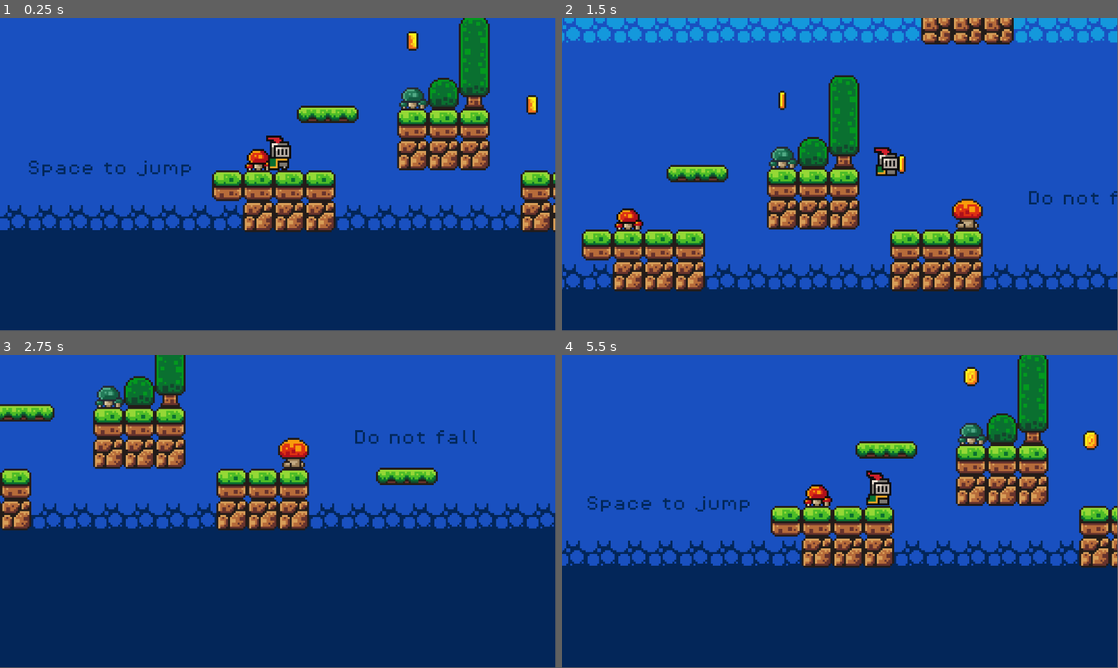
Above: before the commit, frames 1-4 (two rows, left to right).
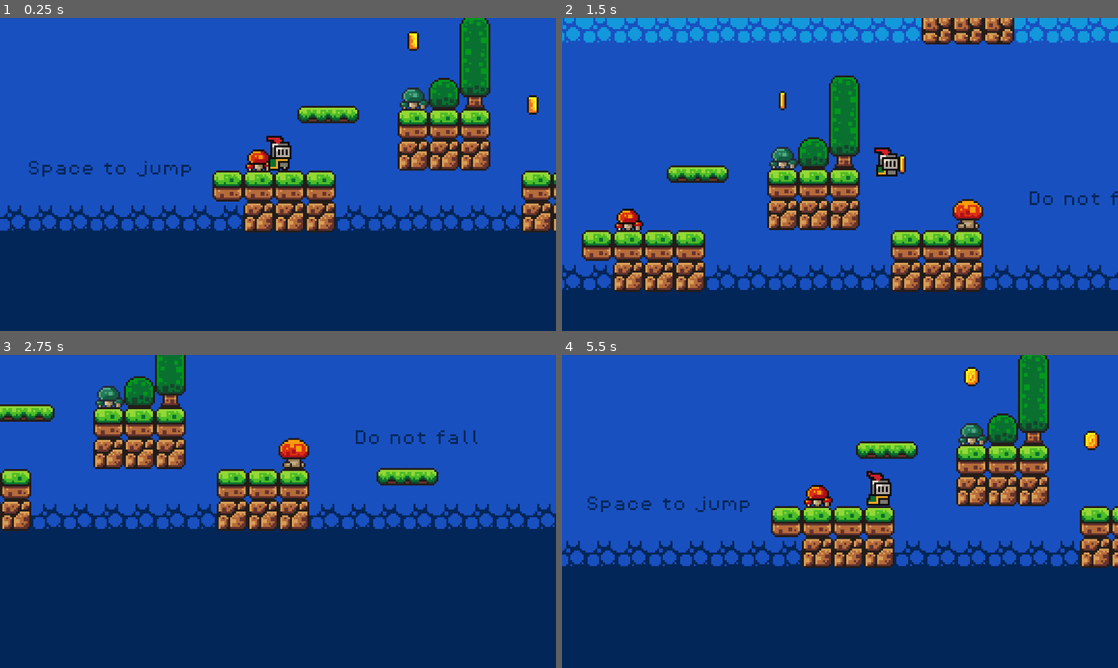
Above: after the commit, the same moments.

Repository: lsopocko/knight-game
Game: Godot game, scene res://scenes/game.tscn
The game is run twice, just before and just after one commit, with the same random seed, the same clock (stepped at 60 frames per second) and the same inputs.
Inputs:
- Up to frame 1 (0.25 s): no input
- Up to frame 2 (1.5 s): tap Enter (ui_accept) at 0.5, 0.77 s; hold D (right) from 0.53 s (still down)
- Up to frame 3 (2.75 s): tap Enter (ui_accept) at 1.52 s; release D (right) at 2.03 s; hold A (left) from 2.03 s (still down)
- Up to frame 4 (5.5 s): release A (left) at 2.78 s; hold D (right) 2.78-4.28 s; tap Enter (ui_accept) at 3.02, 3.77, 4.52 s; hold A (left) 4.28-5.03 s; hold D (right) from 5.03 s (still down)
The window is 799x449 before the commit and 800x450 after it. Grey fills any space a smaller window leaves; there, only what the larger window draws over its background counts as a difference.

The runs differ from the first frame. In frame 1, 4.2% of the frame differs, in the area x 0-100%, y 0-69%; in frame 2, 5.4%, in the area x 0-100%, y 0-88%; in frame 3, 3.0%; in frame 4, 4.3%.

Commit message:
fix: screen size

Diff:
--- a/project.godot
+++ b/project.godot
@@ -19,6 +19,12 @@
 
 Music="*res://scenes/music.tscn"
 
+[display]
+
+window/size/window_width_override=1152
+window/size/window_height_override=648
+window/stretch/mode="viewport"
+
 [input]
 
 left={
Not shown, changed: web/index.html
Not shown, changed: web/index.pck
